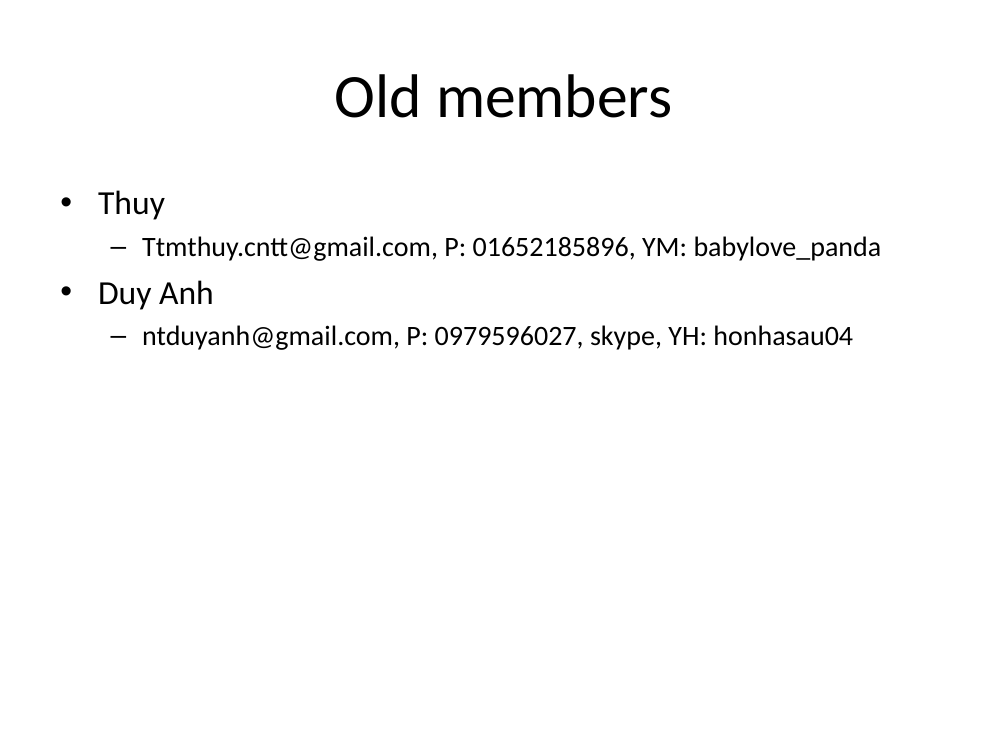
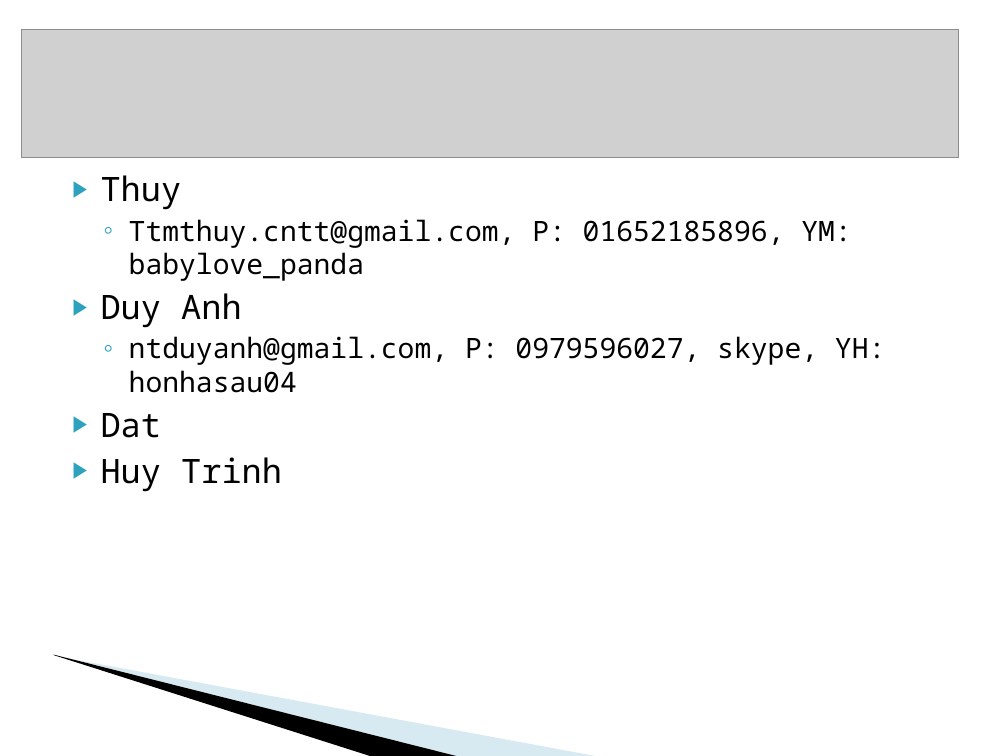
Before and after one commit to oghenez/trade-software, a slide deck: slide 4 of Documentation/Project Management/Communication Plan.ppt. Drawn at 1008x756 pixels with LibreOffice and Linux fonts; fonts in the diff are those of the drawing; grey boxes stand for pictures; background and template pictures are left out. Boxes give left, top, right and bottom in pixels: in the first picture for what was removed or moved away, otherwise in the second. Text is boxed around its words. In the diff, an @@ line names an element or a change of style, - is before the commit and + after.

```diff
--- a/Documentation/Project Management/Communication Plan.ppt
+++ b/Documentation/Project Management/Communication Plan.ppt
@@ picture added at (21,29,958,157) @@
@@ title removed at (335,74,672,118) @@
-Old members
@@ text "Thuy": place and size @@
-text "Thuy" at (98,190,882,350)
+text "Thuy" at (101,175,885,492)
@@ text at (101,175,885,393): font Calibri to Noto Sans Mono; bullet • to ▶; less space between paragraphs; bullet colour #000000 to #2DA2BF; bullet – to ◦ @@
@@ text at (101,413,282,492): paragraphs added @@
+▶ Dat
+▶ Huy Trinh
@@ freeform shape added at (79,551,498,711), fill #9FCBDC at 40% opacity @@
@@ freeform shape added at (0,638,413,731), fill #000000 @@
```
Also in this commit, not shown: 2 other slides changed, 1 slide added, 1 slide removed, 1 other file.
